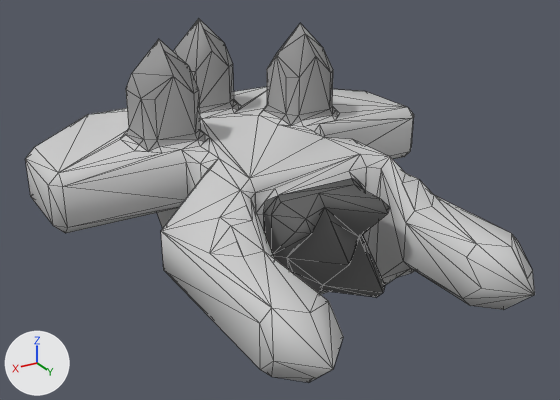
One commit to the OBJ model src/jsMain/resources/meshes/fulkreykk-1-gannan-class.obj: the scene before it, then after it.
Rendered twice from a 50 mm lens placed at (18.2, 29.9, 19.6), pointed at (0.4, 0.3, 4.8). The lights are fixed; the arrows at lower left show +X, +Y and +Z. Mesh edges are drawn as thin lines. Where no turn or scale is listed for an object, it has been applied to the vertices.

Script lines for the objects in view, before the commit:
```python
me_fulkreykk_1_gannan_class = bpy.data.meshes.new('fulkreykk-1-gannan-class')
me_fulkreykk_1_gannan_class.from_pydata(...)  # 367 vertices, 666 faces; spans x -10.5..10.5, y -11.5..11.5, z 0.0..12.0
me_fulkreykk_1_gannan_class.materials.append(mat_fulkreykk_1_gannan_class)
ob_fulkreykk_1_gannan_class = bpy.data.objects.new('fulkreykk-1-gannan-class', me_fulkreykk_1_gannan_class)
ob_fulkreykk_1_gannan_class.location = (0.0, 0.0, 0.0)
```
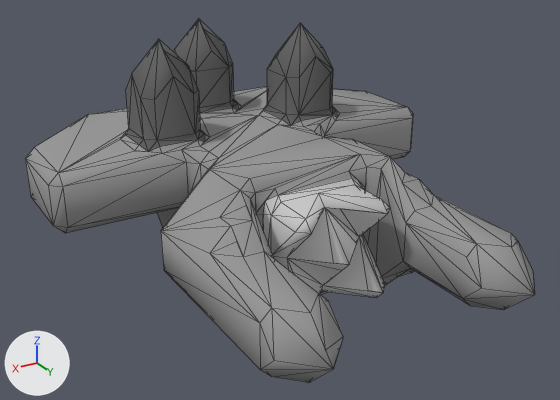
Changed parts and their boxes (x1, y1, x2, y2) in the pictures (560 x 400 px; the box of a moved part takes in the faces that stretch with it):
part 1 of me_fulkreykk_1_gannan_class, moved or reshaped: (48, 23, 535, 382) in both
part 2 of me_fulkreykk_1_gannan_class, surface changed: (25, 18, 535, 370) in both

The change, as a diff of the scene's bpy script:
```diff
--- a/src/jsMain/resources/meshes/fulkreykk-1-gannan-class.obj.py
+++ b/src/jsMain/resources/meshes/fulkreykk-1-gannan-class.obj.py
@@ me_fulkreykk_1_gannan_class @@
 # used by ob_fulkreykk_1_gannan_class; location = (0.0, 0.0, 0.0)
-me_fulkreykk_1_gannan_class.from_pydata(...)  # 367 vertices, 666 faces; spans x -10.5..10.5, y -11.5..11.5, z 0.0..12.0
+me_fulkreykk_1_gannan_class.from_pydata(...)  # 368 vertices, 666 faces; spans x -10.5..10.5, y -11.5..11.5, z 0.0..12.0
+# me_fulkreykk_1_gannan_class part 1
+# 7 vertices are removed from x -5.0..5.0, y -5.5..11.0, z 2.5..11.5
+# 147 faces are deleted
+# 8 vertices are added at x -5.5..5.0, y 4.0..11.0, z 1.5..5.5
+# 147 new faces join them
+# me_fulkreykk_1_gannan_class part 2: 519 kept faces spanning x -10.5..10.5, y -11.5..11.5, z 0.0..12.0 get new texture (UV) coordinates
 me_fulkreykk_1_gannan_class.materials.append(mat_fulkreykk_1_gannan_class)
```
